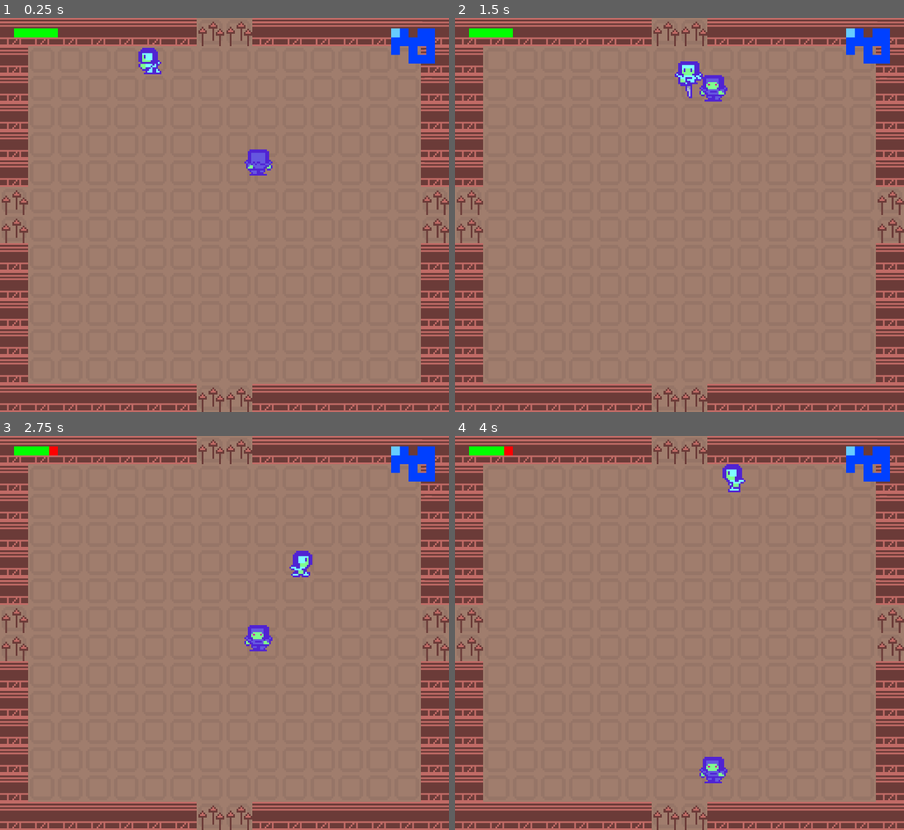
Above: before the commit, frames 1-4 (two rows, left to right).
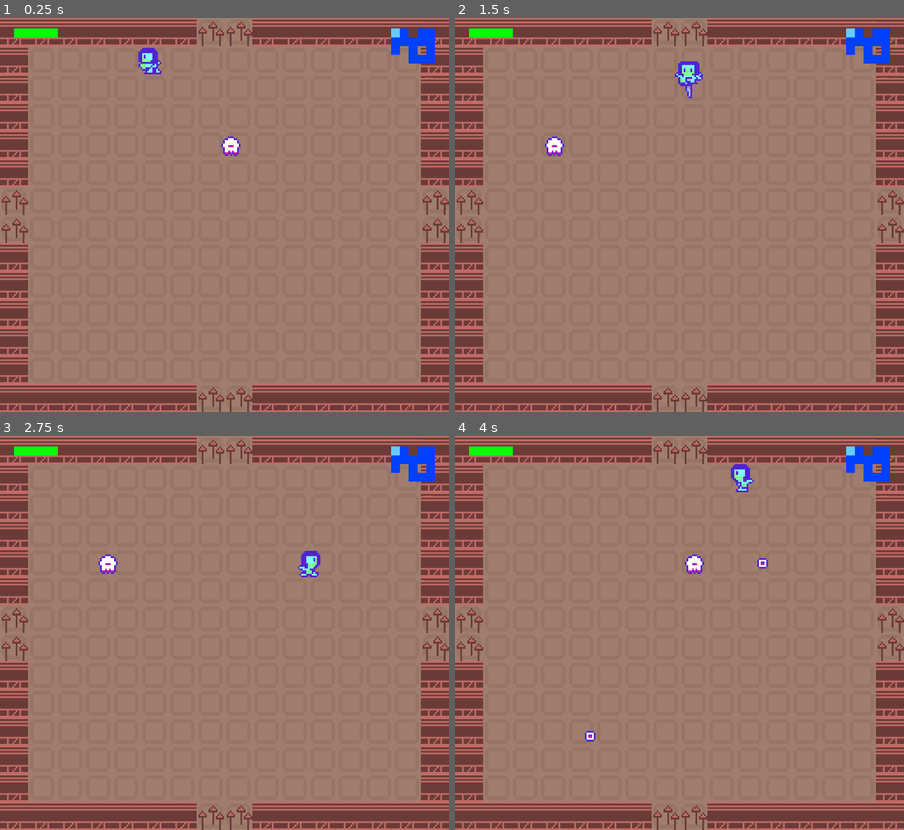
Above: after the commit, the same moments.

Repository: PlasmaDiffusion/ZombieHouse
Game: Godot game, scene res://scenes/levels/level1.tscn
The game is run twice, just before and just after one commit, with the same random seed, the same clock (stepped at 60 frames per second) and the same inputs.
Inputs:
- Up to frame 1 (0.25 s): no input
- Up to frame 2 (1.5 s): hold Right (ui_right) 0.53-1.28 s; tap Z (attack) at 0.6, 1.35 s; hold Down (ui_down) from 1.28 s (still down)
- Up to frame 3 (2.75 s): release Down (ui_down) at 2.03 s; hold Right (ui_right) from 2.03 s (still down); tap Z (attack) at 2.1 s
- Up to frame 4 (4 s): release Right (ui_right) at 2.78 s; hold Up (ui_up) 2.78-3.53 s; tap Z (attack) at 2.85, 3.6 s; hold Left (ui_left) from 3.53 s (still down)

The runs differ from the first frame. In frame 1, 0.5% of the frame differs, in the area x 49-61%, y 30-40%; in frame 2, 0.5%; in frame 3, 0.9%; in frame 4, 1.0%, in the area x 10-70%, y 2-89%.

Commit message:
Ghostly Eye enemies that can throw projectiles

Diff:
--- a/scenes/levels/level1.tscn
+++ b/scenes/levels/level1.tscn
@@ -50,7 +50,7 @@
 horizontal_alignment = 1
 vertical_alignment = 1
 
-[node name="WinLabel" type="Label" parent="CanvasLayer/HUD"]
+[node name="WinLabel" type="Label" parent="CanvasLayer/HUD" unique_id=814311670]
 visible = false
 layout_mode = 0
 anchor_right = 1.0
--- /dev/null
+++ b/scenes/objects/enemies/ghostlyEye.tscn
@@ -0,0 +1,73 @@
+[gd_scene format=3 uid="uid://s45dwswnncv3"]
+
+[ext_resource type="Script" uid="uid://dk8oyfeiy6w3c" path="res://scripts/enemies/ghostly_eye.gd" id="1_sdj7r"]
+[ext_resource type="Texture2D" uid="uid://dl5sjdeu0ha30" path="res://assets/images/GhostlyEye.png" id="2_sdj7r"]
+
+[sub_resource type="AtlasTexture" id="AtlasTexture_hajrn"]
+atlas = ExtResource("2_sdj7r")
+region = Rect2(0, 0, 16, 16)
+
+[sub_resource type="AtlasTexture" id="AtlasTexture_88d27"]
+atlas = ExtResource("2_sdj7r")
+region = Rect2(16, 0, 16, 16)
+
+[sub_resource type="SpriteFrames" id="SpriteFrames_88d27"]
+animations = [{
+"frames": [{
+"duration": 1.0,
+"texture": SubResource("AtlasTexture_hajrn")
+}, {
+"duration": 1.0,
+"texture": SubResource("AtlasTexture_88d27")
+}],
+"loop": 1,
+"name": &"walk_down",
+"speed": 5.0
+}, {
+"frames": [{
+"duration": 1.0,
+"texture": SubResource("AtlasTexture_hajrn")
+}, {
+"duration": 1.0,
+"texture": SubResource("AtlasTexture_88d27")
+}],
+"loop": 1,
+"name": &"walk_left",
+"speed": 5.0
+}, {
+"frames": [{
+"duration": 1.0,
+"texture": SubResource("AtlasTexture_hajrn")
+}, {
+"duration": 1.0,
+"texture": SubResource("AtlasTexture_88d27")
+}],
+"loop": 1,
+"name": &"walk_right",
+"speed": 5.0
+}, {
+"frames": [{
+"duration": 1.0,
+"texture": SubResource("AtlasTexture_hajrn")
+}, {
+"duration": 1.0,
+"texture": SubResource("AtlasTexture_88d27")
+}],
+"loop": 1,
+"name": &"walk_up",
+"speed": 5.0
+}]
+
+[sub_resource type="RectangleShape2D" id="RectangleShape2D_bbgde"]
+size = Vector2(12, 15.375)
+
+[node name="GhostlyEye" type="CharacterBody2D" unique_id=1863744875]
+script = ExtResource("1_sdj7r")
+
+[node name="AnimatedSprite2D" type="AnimatedSprite2D" parent="." unique_id=1264971634]
+sprite_frames = SubResource("SpriteFrames_88d27")
+animation = &"walk_up"
+
+[node name="CollisionShape2D" type="CollisionShape2D" parent="." unique_id=360561326]
+position = Vector2(0, 0.3125)
+shape = SubResource("RectangleShape2D_bbgde")
--- /dev/null
+++ b/scenes/objects/enemies/projectile.tscn
@@ -0,0 +1,45 @@
+[gd_scene format=3 uid="uid://b7pg1qdaueea6"]
+
+[ext_resource type="Script" uid="uid://rca8iys1txit" path="res://scripts/enemies/projectile.gd" id="1_script"]
+[ext_resource type="Texture2D" uid="uid://b275hek8dqs25" path="res://assets/images/EyeProjectile.png" id="2_texture"]
+
+[sub_resource type="SpriteFrames" id="SpriteFrames_projectile"]
+animations = [{
+"frames": [{
+"duration": 1.0,
+"texture": ExtResource("2_texture")
+}],
+"loop": 1,
+"name": &"walk_down",
+"speed": 5.0
+}, {
+"frames": [{
+"duration": 1.0,
+"texture": ExtResource("2_texture")
+}],
+"loop": 1,
+"name": &"walk_right",
+"speed": 5.0
+}, {
+"frames": [{
+"duration": 1.0,
+"texture": ExtResource("2_texture")
+}],
+"loop": 1,
+"name": &"walk_up",
+"speed": 5.0
+}]
+
+[sub_resource type="RectangleShape2D" id="RectangleShape2D_8a7m2"]
+size = Vector2(5, 5)
+
+[node name="Projectile" type="CharacterBody2D" unique_id=1907016316]
+script = ExtResource("1_script")
+canAutomaticallyMove = false
+
+[node name="AnimatedSprite2D" type="AnimatedSprite2D" parent="." unique_id=87589299]
+sprite_frames = SubResource("SpriteFrames_projectile")
+animation = &"walk_down"
+
+[node name="CollisionShape2D" type="CollisionShape2D" parent="." unique_id=1588593210]
+shape = SubResource("RectangleShape2D_8a7m2")
--- /dev/null
+++ b/scripts/enemies/ghostly_eye.gd
@@ -0,0 +1,28 @@
+extends Enemy
+
+@export var projectile_scene: PackedScene = preload("res://scenes/objects/enemies/projectile.tscn")
+@export var projectile_speed: float = 100.0
+
+func _ready() -> void:
+	super._ready()
+	var shoot_timer := Timer.new()
+	shoot_timer.wait_time = 3.0
+	shoot_timer.timeout.connect(_shoot_projectiles)
+	add_child(shoot_timer)
+	shoot_timer.start()
+
+func _shoot_projectiles() -> void:
+	var volley: Array[Enemy] = []
+	for shot_direction in [Vector2.UP, Vector2.DOWN, Vector2.LEFT, Vector2.RIGHT]:
+		var projectile := projectile_scene.instantiate() as Enemy
+		projectile.direction = shot_direction
+		projectile.speed = projectile_speed
+		projectile.velocity = shot_direction * projectile_speed
+		projectile.add_collision_exception_with(self)
+		# All four shots share an origin, so they must ignore each other.
+		for other_projectile in volley:
+			projectile.add_collision_exception_with(other_projectile)
+			other_projectile.add_collision_exception_with(projectile)
+		volley.append(projectile)
+		projectile.position = position
+		get_parent().add_child(projectile)
--- /dev/null
+++ b/scripts/enemies/projectile.gd
@@ -0,0 +1,28 @@
+extends Enemy
+
+func _init() -> void:
+	canAutomaticallyMove = false
+	canKill = false
+
+func _ready() -> void:
+	super._ready()
+	var lifetime_timer := Timer.new()
+	lifetime_timer.wait_time = 25.0
+	lifetime_timer.one_shot = true
+	lifetime_timer.timeout.connect(queue_free)
+	add_child(lifetime_timer)
+	lifetime_timer.start()
+
+func _reverse_on_tile_collision() -> void:
+	# Apply impact damage before queue_free makes deal_damage skip this shot.
+	for index in range(get_slide_collision_count()):
+		var body := get_slide_collision(index).get_collider()
+		if body is CharacterBody2D and (body.is_in_group("player") or body.name == &"Player"):
+			deal_damage(body)
+			return
+	if get_slide_collision_count() > 0:
+		queue_free()
+
+func deal_damage(player: CharacterBody2D) -> void:
+	super.deal_damage(player)
+	queue_free()
--- a/scripts/enemy.gd
+++ b/scripts/enemy.gd
@@ -1,3 +1,4 @@
+class_name Enemy
 extends CharacterBody2D
 
 @export var speed: float = 60.0
@@ -10,6 +11,8 @@
 
 @export var damage: float = 1.0
 @export var health: float = 2.0
+@export var canAutomaticallyMove: bool = true
+@export var canKill: bool = true
 # Invincibility duration in physics frames.
 @export var max_iframes: float = 10.0
 var iframes: float = 0.0
@@ -18,7 +21,8 @@
 @onready var animated_sprite: AnimatedSprite2D = $AnimatedSprite2D
 
 func _ready() -> void:
-	add_to_group("enemies")
+	if (canKill):
+		add_to_group("enemies")
 	set_collision_mask_value(1, true)
 
 func _process(_delta: float) -> void:
@@ -30,19 +34,21 @@
 
 func _physics_process(delta: float) -> void:
 	iframes = maxf(0.0, iframes - 1.0)
-	# Check boundaries and automatically reverse direction
-	if global_position.x >= max_x:
-		direction = Vector2.LEFT
-	elif global_position.x <= min_x:
-		direction = Vector2.RIGHT
 
-	if global_position.y >= max_y:
-		direction = Vector2.UP
-	elif global_position.y <= min_y:
-		direction = Vector2.DOWN
+	if canAutomaticallyMove:
+		# Check boundaries and automatically reverse direction
+		if global_position.x >= max_x:
+			direction = Vector2.LEFT
+		elif global_position.x <= min_x:
+			direction = Vector2.RIGHT
 
-	# Apply velocity and move automatically
-	velocity = direction * speed
+		if global_position.y >= max_y:
+			direction = Vector2.UP
+		elif global_position.y <= min_y:
+			direction = Vector2.DOWN
+
+		# Apply velocity and move automatically
+		velocity = direction * speed
 	move_and_slide()
 	_reverse_on_tile_collision()
 	_check_player_contact()
@@ -59,7 +65,7 @@
 		animated_sprite.flip_h = false
 
 func take_damage(sword: Area2D) -> void:
-	if iframes > 0.0 or is_queued_for_deletion():
+	if iframes > 0.0 or is_queued_for_deletion() or !canKill:
 		return
 	var amount: float = sword.damage
 	if amount <= 0.0:
--- a/scripts/roomController.gd
+++ b/scripts/roomController.gd
@@ -1,7 +1,12 @@
 extends Node2D
 
 const GameMap = preload("res://scripts/map.gd")
-const ENEMY_SCENE = preload("res://scenes/objects/enemy.tscn")
+
+# Add scenes whose root inherits Enemy and has a CollisionShape2D child.
+@export var enemy_scenes: Array[PackedScene] = [
+	preload("res://scenes/objects/enemy.tscn"),
+	preload("res://scenes/objects/enemies/ghostlyEye.tscn"),
+]
 
 # Assign in the Inspector, or name a descendant TileMapLayer RoomBorder.
 @export var room_border: TileMapLayer
@@ -68,6 +73,14 @@
 	return directions[closest]
 
 func randomly_place_enemies() -> void:
+	var available_scenes: Array[PackedScene] = []
+	for scene in enemy_scenes:
+		if scene != null:
+			available_scenes.append(scene)
+	if available_scenes.is_empty():
+		placing_enemies = false
+		return
+
 	if not is_instance_valid(room_border):
 		room_border = find_child("RoomBorder", true, false) as TileMapLayer
 	if room_border == null or room_border.tile_set == null:
@@ -92,8 +105,17 @@
 	var placed_positions: Array[Vector2] = []
 	var space := get_world_2d().direct_space_state
 	for index in range(randi_range(1, 4)):
-		var enemy := ENEMY_SCENE.instantiate() as CharacterBody2D
-		var shape := enemy.get_node("CollisionShape2D") as CollisionShape2D
+		var instance := (available_scenes.pick_random() as PackedScene).instantiate()
+		var enemy := instance as Enemy
+		if enemy == null:
+			instance.free()
+			push_warning("Enemy scenes must have a root that inherits Enemy.")
+			continue
+		var shape := enemy.get_node_or_null("CollisionShape2D") as CollisionShape2D
+		if shape == null or shape.shape == null:
+			enemy.free()
+			push_warning("Enemy scenes must have a CollisionShape2D child with a shape.")
+			continue
 		var placed := false
 		for attempt in range(256):
 			var point := room_border.to_global(Vector2(
Binary file added: assets/images/EyeProjectile.png
Not shown, added: assets/images/EyeProjectile.png.import
Not shown, added: assets/images/Heart.png.import
Not shown, added: assets/images/Key.png.import
Not shown, added: assets/images/ZombieArm.png.import
Binary file added: assets/images/herb.png
Not shown, added: assets/images/herb.png.import
Not shown, added: scripts/enemies/ghostly_eye.gd.uid
Not shown, added: scripts/enemies/projectile.gd.uid
